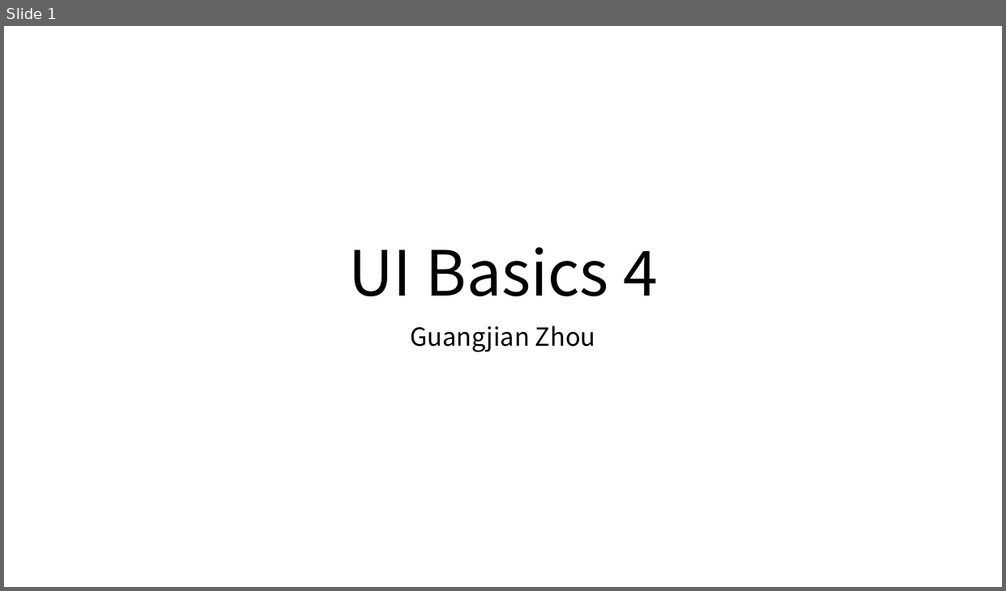
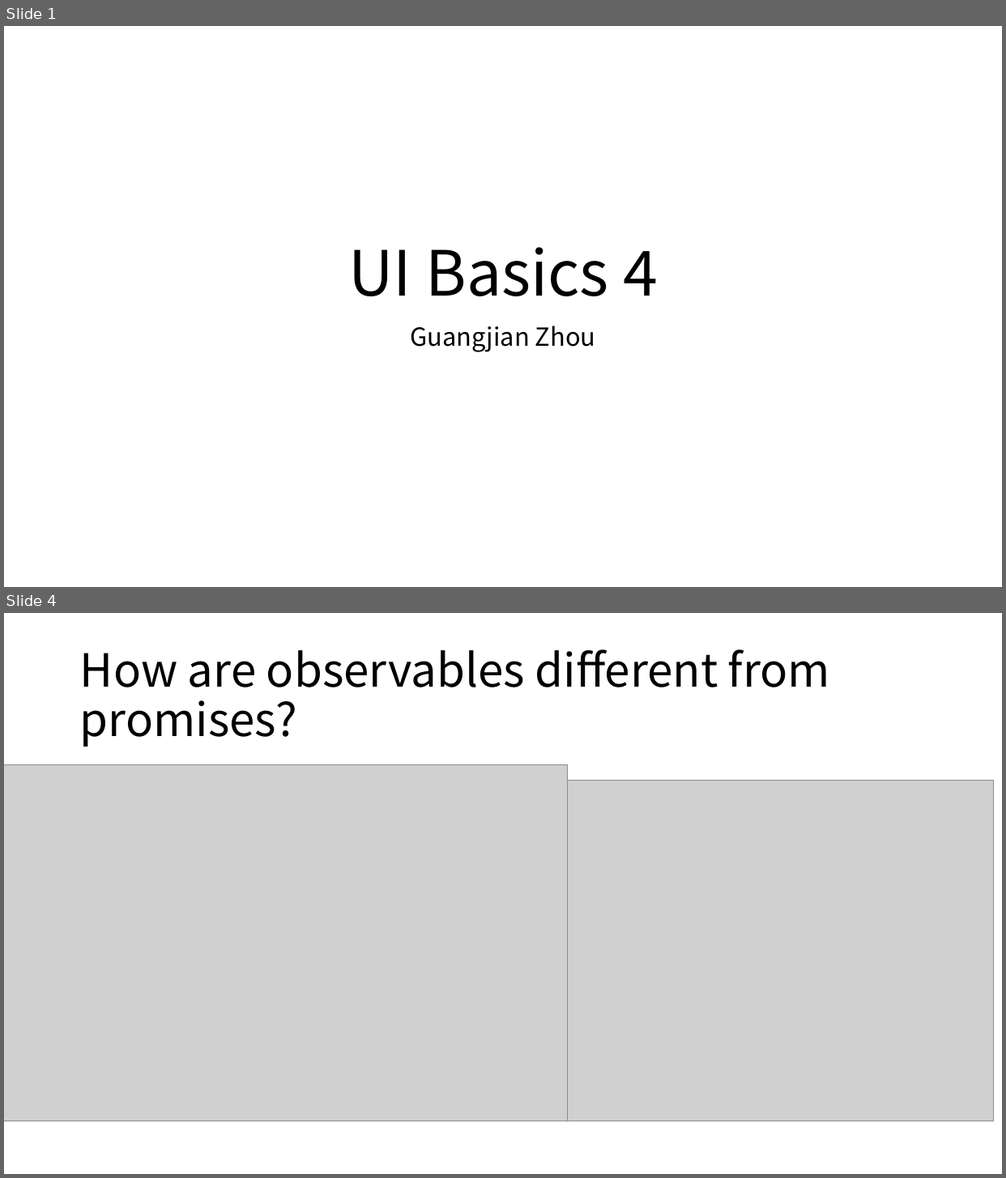
Before and after one commit to Marvioo/Cogent, a slide deck: Java Basics/UI Basics 4.pptx. Shown one above the other, each under a label of ours: slide 1 before the commit, slides 1 and 4 after it; the slides between them are not shown. The pictures are 1006x591 and 1006x1178 pixels, drawn with LibreOffice and Linux fonts; fonts in the diff are those of the drawing; grey boxes stand for pictures. Boxes give left, top, right and bottom in pixels: in the first picture for what was removed or moved away, otherwise in the second. Text is boxed around its words. In the diff, an @@ line names an element or a change of style, - is before the commit and + after.

```diff
--- a/Java Basics/UI Basics 4.pptx
+++ b/Java Basics/UI Basics 4.pptx
@@ slide 4 added at bbox=[4, 613, 1002, 1174], background #FFFFFF @@
@@ title added at bbox=[80, 649, 830, 747], 44 pt, text #000000 @@
+How are observables different from promises?
@@ picture added at bbox=[4, 765, 568, 1122] @@
@@ picture added at bbox=[568, 780, 995, 1122] @@
```
Also in this commit, not shown: 16 other slides added.
